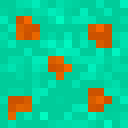
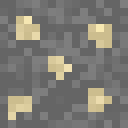
Comparing the layer stacks of the two 128×128 images. Changes:
hid "copper" over box(8, 16, 112, 120)
hid "Layer 3" over box(0, 0, 128, 128)
